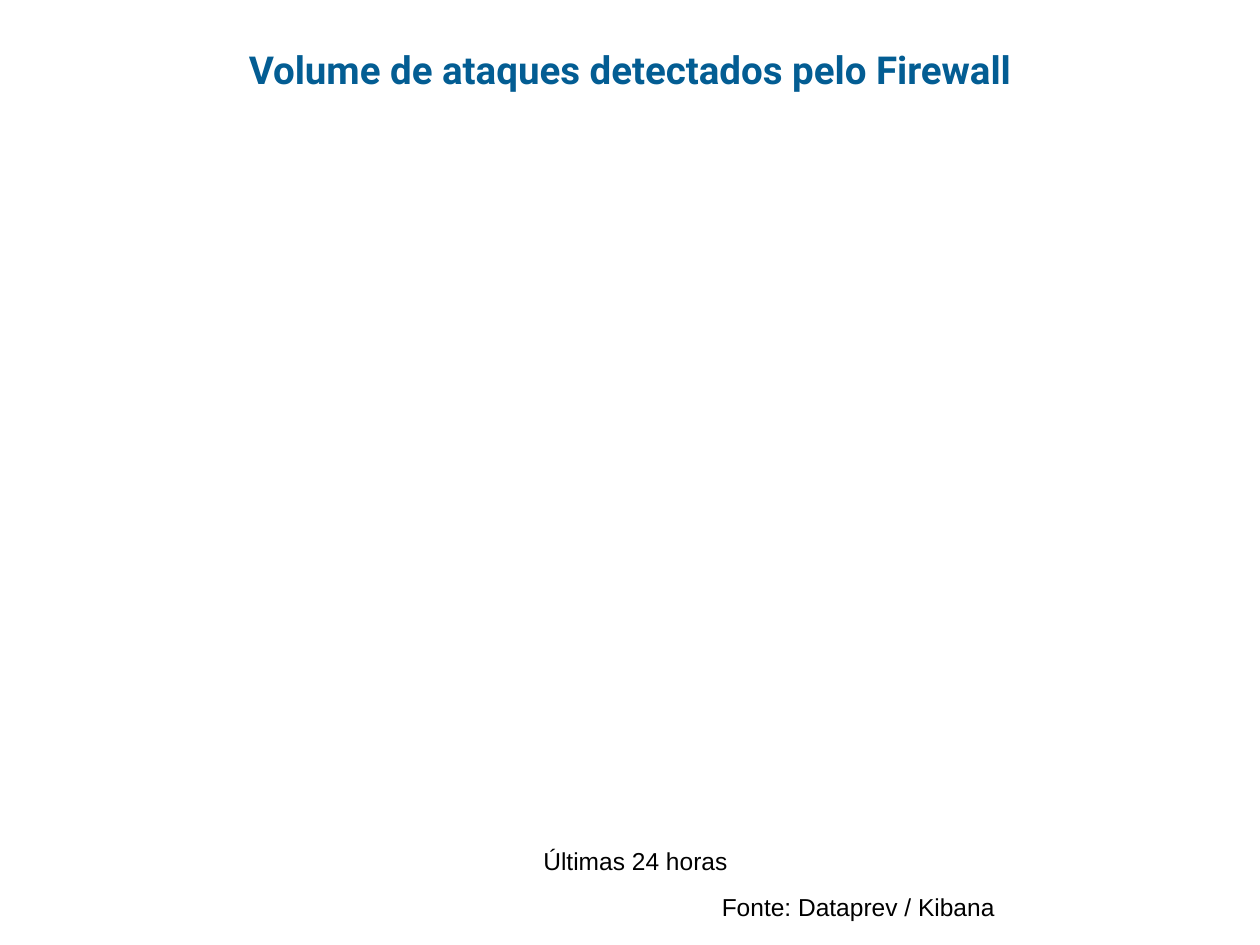
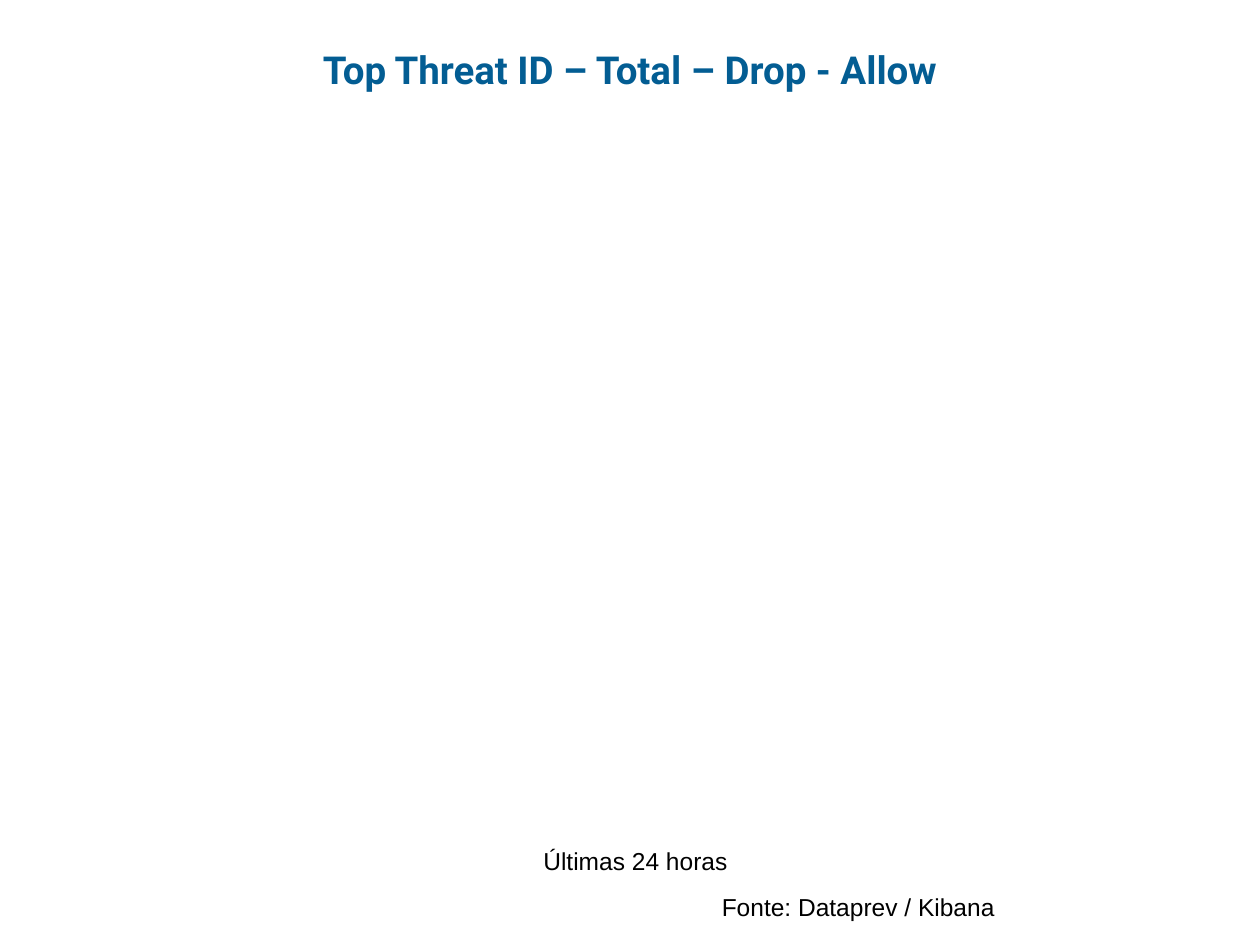
Before and after one commit to guihred/Experiments, a slide deck: slide 15 of src/main/resources/models/Radar_Eventos_v01122020REL1.pptx. Drawn at 1260x945 pixels with LibreOffice and Linux fonts; fonts in the diff are those of the drawing; background and template pictures are left out. Boxes give left, top, right and bottom in pixels: in the first picture for what was removed or moved away, otherwise in the second. Text is boxed around its words. In the diff, an @@ line names an element or a change of style, - is before the commit and + after.

```diff
--- a/src/main/resources/models/Radar_Eventos_v01122020REL1.pptx
+++ b/src/main/resources/models/Radar_Eventos_v01122020REL1.pptx
@@ text at bbox=[323, 55, 936, 92]: text changed @@
-Volume de ataques detectados pelo Firewall
+Top Threat ID – Total – Drop - Allow
```
Also in this commit, not shown: 9 other slides changed, 3 slides added, 22 other files.
